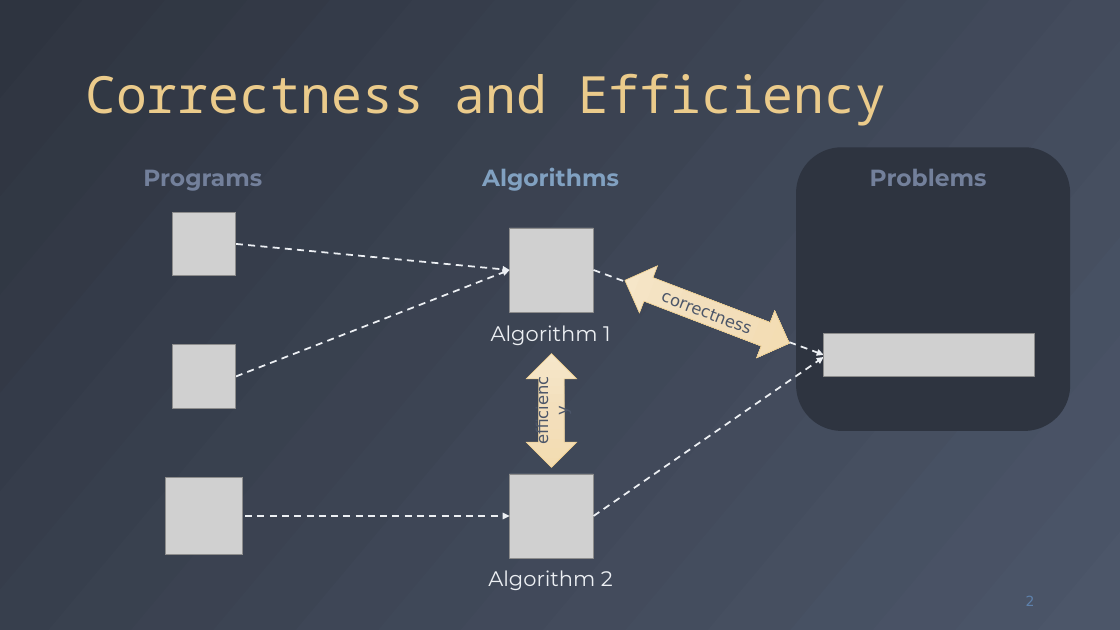
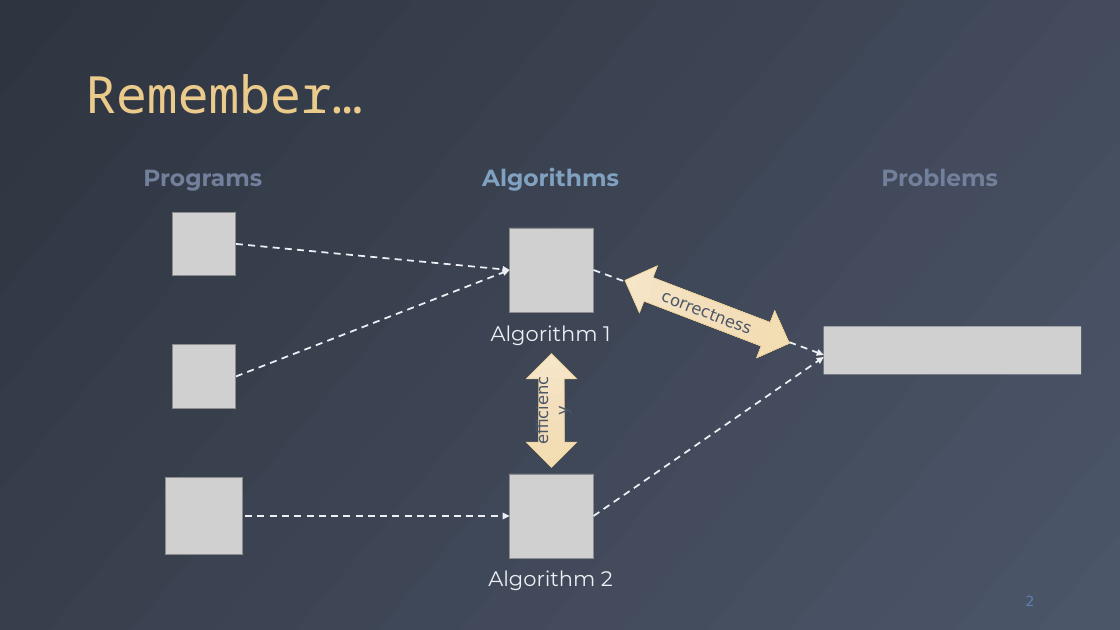
Before and after one commit to fchauvel/ntnu-idata2302-website, a slide deck: slide 2 of source/theory/complexity_classes/_static/complexity_classes.pptx. Drawn at 1120x630 pixels with LibreOffice and Linux fonts; fonts in the diff are those of the drawing; grey boxes stand for pictures. Boxes give left, top, right and bottom in pixels: in the first picture for what was removed or moved away, otherwise in the second. Text is boxed around its words. In the diff, an @@ line names an element or a change of style, - is before the commit and + after.

```diff
--- a/source/theory/complexity_classes/_static/complexity_classes.pptx
+++ b/source/theory/complexity_classes/_static/complexity_classes.pptx
@@ title at (x1=85, y1=74, x2=362, y2=114): text changed @@
-Correctness and Efficiency
+Remember…
@@ rounded rectangle removed at (x1=797, y1=147, x2=1070, y2=431) @@
@@ text "Problems" moved from (x1=870, y1=169, x2=987, y2=186) to (x1=881, y1=169, x2=998, y2=186) @@
@@ picture resized from (x1=824, y1=334, x2=1035, y2=376) to (x1=824, y1=327, x2=1081, y2=375) @@
```
Also in this commit, not shown: 1 other file.
